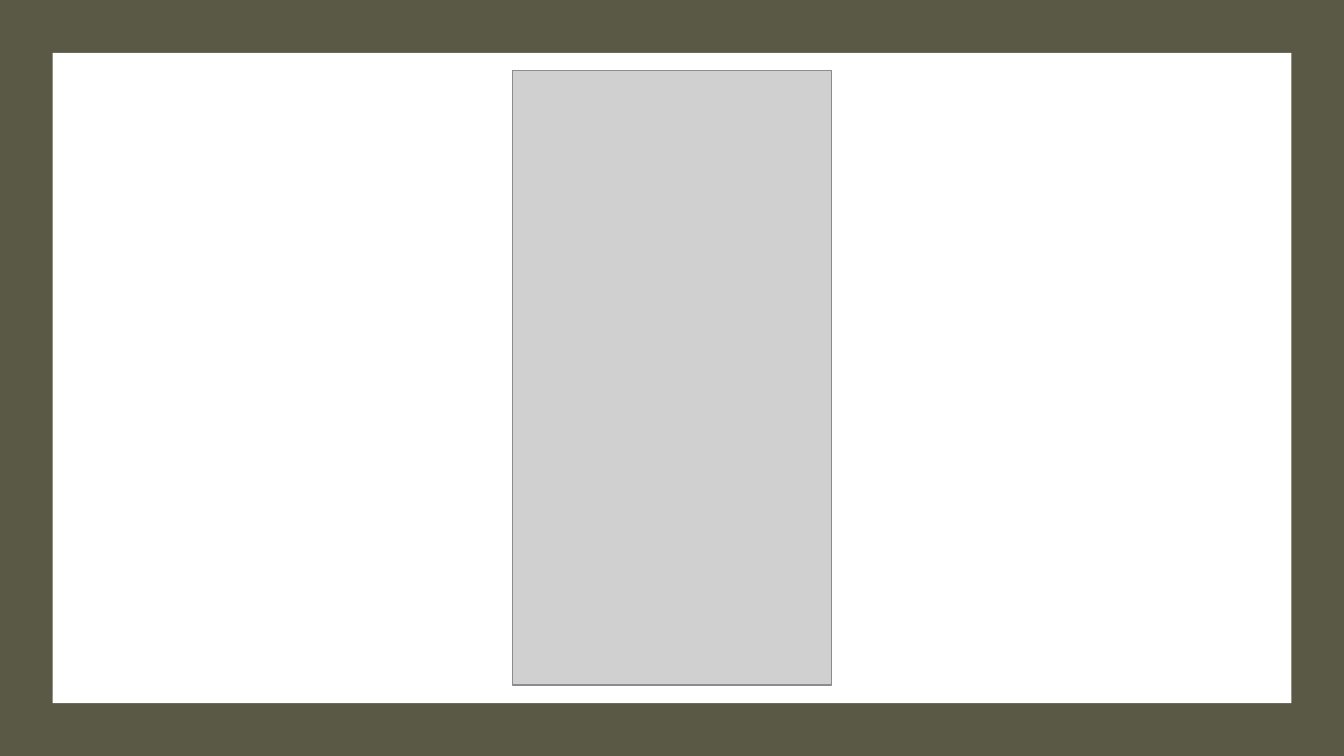
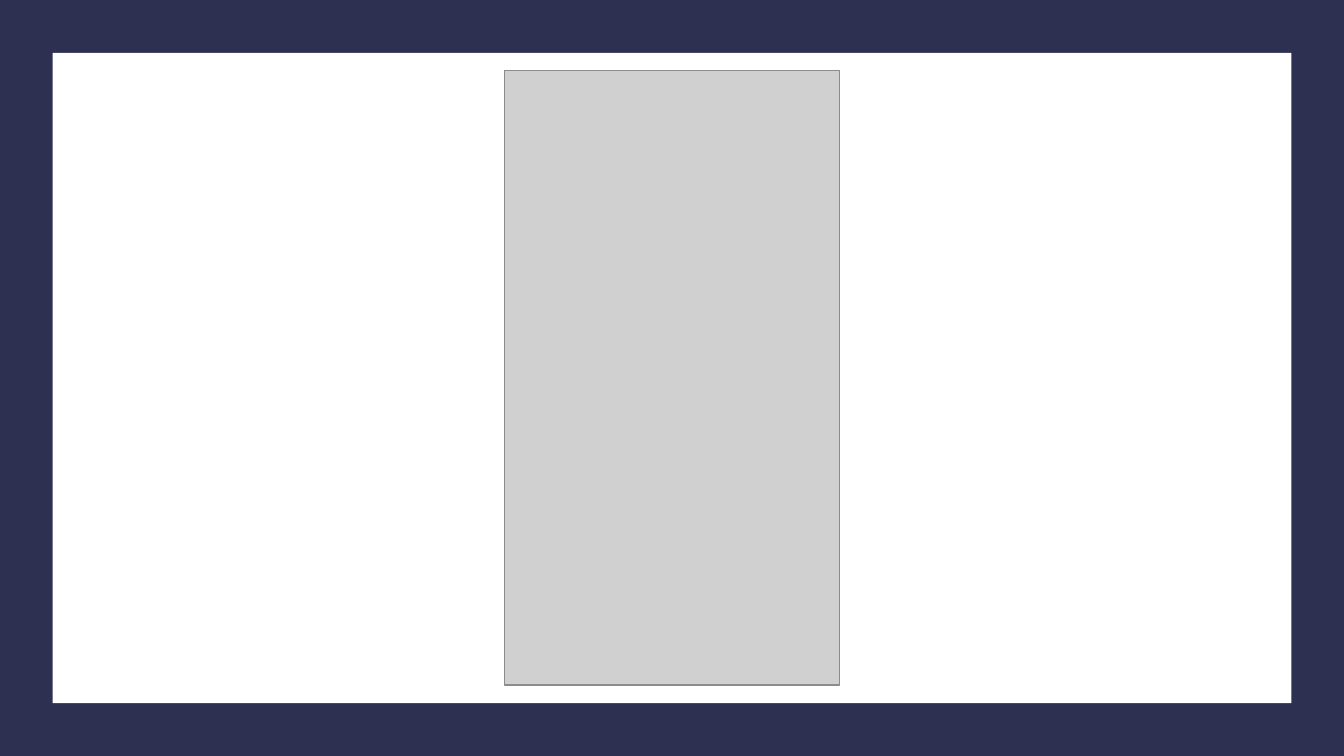
Before and after one commit to andrew51017/IntroVueJS, a slide deck: slide 9 of Introduction to VueJs.pptx (slide 10 before the commit). Drawn at 1344x756 pixels with LibreOffice and Linux fonts; fonts in the diff are those of the drawing; grey boxes stand for pictures. Boxes give left, top, right and bottom in pixels: in the first picture for what was removed or moved away, otherwise in the second. Text is boxed around its words. In the diff, an @@ line names an element or a change of style, - is before the commit and + after.

```diff
--- a/Introduction to VueJs.pptx
+++ b/Introduction to VueJs.pptx
@@ rectangle at bbox=[0, 0, 1344, 756]: fill #595946 to #2E3052 @@
@@ picture: place and size @@
-picture at bbox=[512, 71, 832, 685]
+picture at bbox=[505, 71, 840, 685]
```
Also in this commit, not shown: 2 other files.
